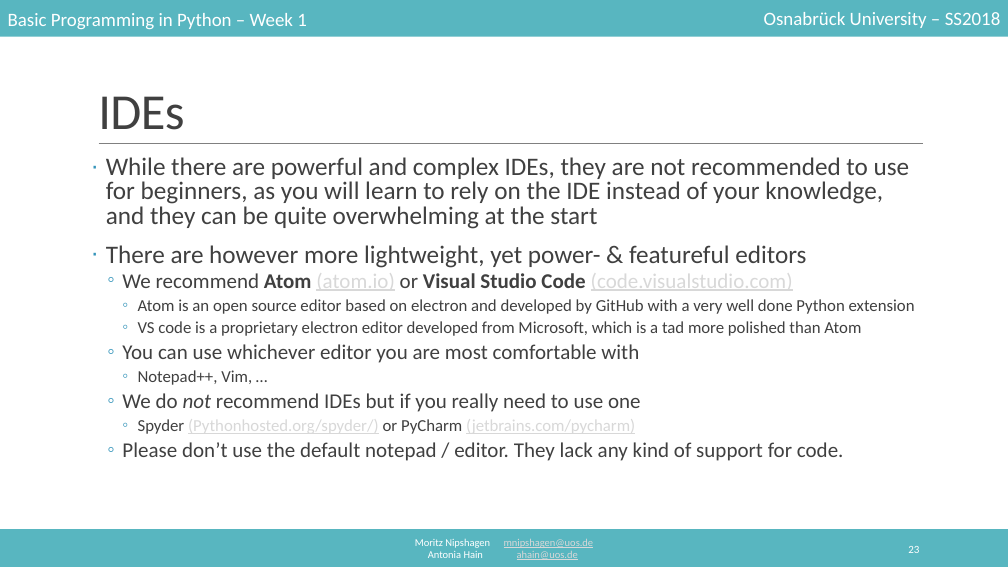
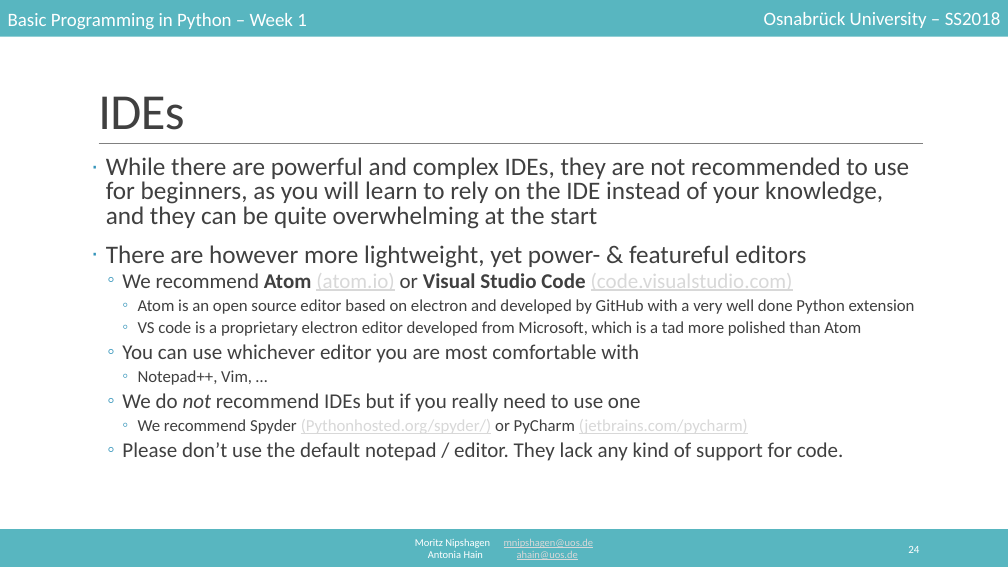
Before and after one commit to mnipshagen/monty, a slide deck: slide 24 of 2018/01/Hello_World.pptx (slide 23 before the commit). Drawn at 1008x567 pixels with LibreOffice and Linux fonts; fonts in the diff are those of the drawing. Boxes give left, top, right and bottom in pixels: in the first picture for what was removed or moved away, otherwise in the second. Text is boxed around its words. In the diff, an @@ line names an element or a change of style, - is before the commit and + after.

```diff
--- a/2018/01/Hello_World.pptx
+++ b/2018/01/Hello_World.pptx
@@ text at [138,416,748,436]: text changed @@
-    ◦ Spyder (Pythonhosted.org/spyder/) or PyCharm (jetbrains.com/pycharm)
+    ◦ We recommend Spyder (Pythonhosted.org/spyder/) or PyCharm (jetbrains.com/pycharm)
@@ page number at [908,546,919,553]: text changed @@
-23
+24
```
Also in this commit, not shown: 7 other slides changed, 2 slides added, 2 other files.
